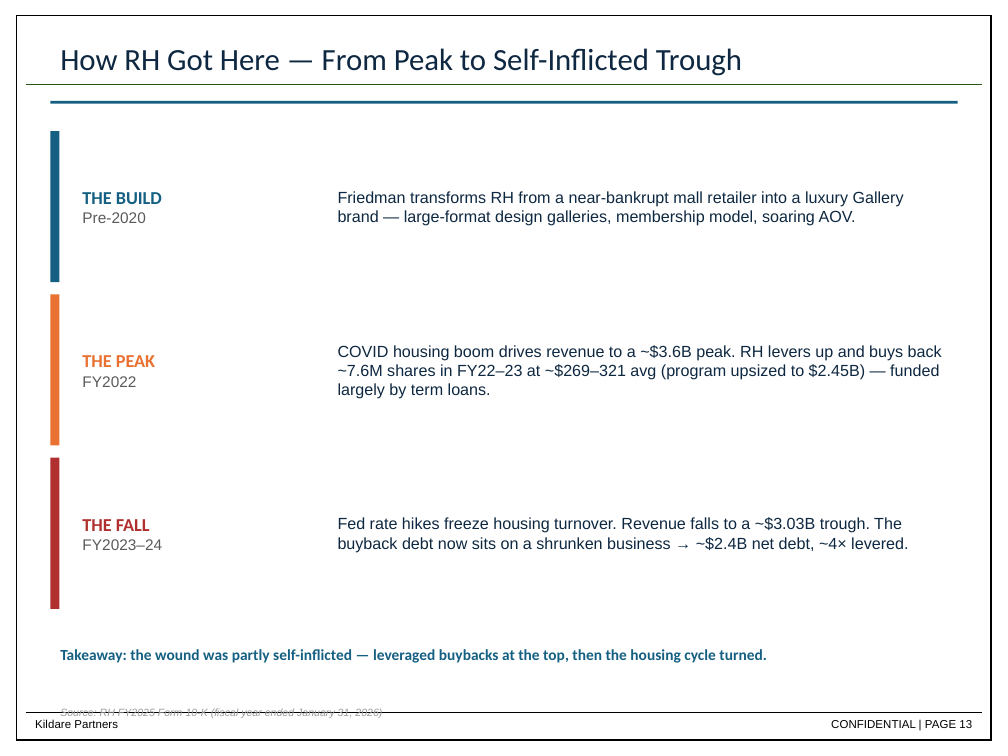
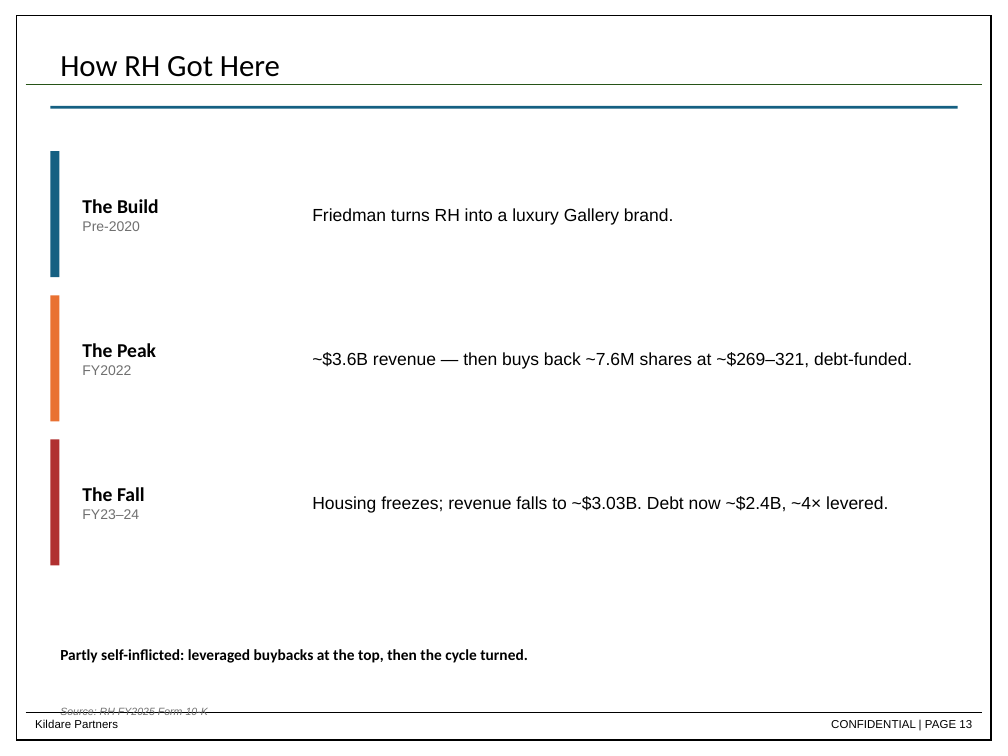
Before and after one commit to dchen88888/Nike-Stock-Pitch, a slide deck: slide 13 of RH_Stock_Pitch_updated.pptx. Drawn at 1008x756 pixels with LibreOffice and Linux fonts; fonts in the diff are those of the drawing. Boxes give left, top, right and bottom in pixels: in the first picture for what was removed or moved away, otherwise in the second. Text is boxed around its words. In the diff, an @@ line names an element or a change of style, - is before the commit and + after.

```diff
--- a/RH_Stock_Pitch_updated.pptx
+++ b/RH_Stock_Pitch_updated.pptx
@@ text at bbox=[60, 56, 280, 77]: text changed; text colour #0E2841 to #000000 @@
-How RH Got Here — From Peak to Self-Inflicted Trough
+How RH Got Here
@@ rectangle: place and size @@
-rectangle at bbox=[50, 101, 958, 104]
+rectangle at bbox=[50, 106, 958, 109]
@@ rectangle: place and size @@
-rectangle at bbox=[50, 131, 59, 282]
+rectangle at bbox=[50, 151, 59, 277]
@@ text "The Build": place and size @@
-text "The Build" at bbox=[82, 192, 162, 223]
+text "The Build" at bbox=[82, 199, 159, 231]
@@ text at bbox=[82, 199, 159, 213]: text changed; size 13 to 14 pt; text colour #156082 to #000000 @@
-THE BUILD
+The Build
@@ text at bbox=[312, 208, 674, 225]: text changed; size 11.5 to 12.5 pt; text colour #0E2841 to #000000 @@
-Friedman transforms RH from a near-bankrupt mall retailer into a luxury Gallery brand — large-format design galleries, membership model, soaring AOV.
+Friedman turns RH into a luxury Gallery brand.
@@ text at bbox=[82, 221, 139, 231]: size 11 to 10 pt, text colour #5A5A5A to #707070 in "Pre-2020" @@
@@ rectangle: place and size @@
-rectangle at bbox=[50, 294, 59, 446]
+rectangle at bbox=[50, 295, 59, 421]
@@ text at bbox=[82, 343, 156, 357]: text changed; size 13 to 14 pt; text colour #E97132 to #000000 @@
-THE PEAK
+The Peak
@@ text at bbox=[312, 352, 912, 369]: text changed; size 11.5 to 12.5 pt; text colour #0E2841 to #000000 @@
-COVID housing boom drives revenue to a ~$3.6B peak. RH levers up and buys back ~7.6M shares in FY22–23 at ~$269–321 avg (program upsized to $2.45B) — funded largely by term loans.
+~$3.6B revenue — then buys back ~7.6M shares at ~$269–321, debt-funded.
@@ text at bbox=[82, 365, 131, 375]: size 11 to 10 pt, text colour #5A5A5A to #707070 in "FY2022" @@
@@ rectangle: place and size @@
-rectangle at bbox=[50, 458, 59, 609]
+rectangle at bbox=[50, 439, 59, 565]
@@ text at bbox=[82, 487, 145, 519]: text changed; size 11 to 14 pt; font Arial to Calibri; text colour #5A5A5A to #000000; bold on @@
-THE FALL
-FY2023–24
+The Fall
+FY23–24
@@ text at bbox=[312, 496, 888, 513]: text changed; size 11.5 to 12.5 pt; text colour #0E2841 to #000000 @@
-Fed rate hikes freeze housing turnover. Revenue falls to a ~$3.03B trough. The buyback debt now sits on a shrunken business → ~$2.4B net debt, ~4× levered.
+Housing freezes; revenue falls to ~$3.03B. Debt now ~$2.4B, ~4× levered.
@@ text at bbox=[60, 649, 528, 663]: text changed; text colour #156082 to #000000 @@
-Takeaway: the wound was partly self-inflicted — leveraged buybacks at the top, then the housing cycle turned.
+Partly self-inflicted: leveraged buybacks at the top, then the cycle turned.
@@ text at bbox=[60, 707, 208, 715]: text changed; text colour #9A9A9A to #707070 @@
-Source: RH FY2025 Form 10-K (fiscal year ended January 31, 2026)
+Source: RH FY2025 Form 10-K
```
Also in this commit, not shown: 9 other slides changed.
